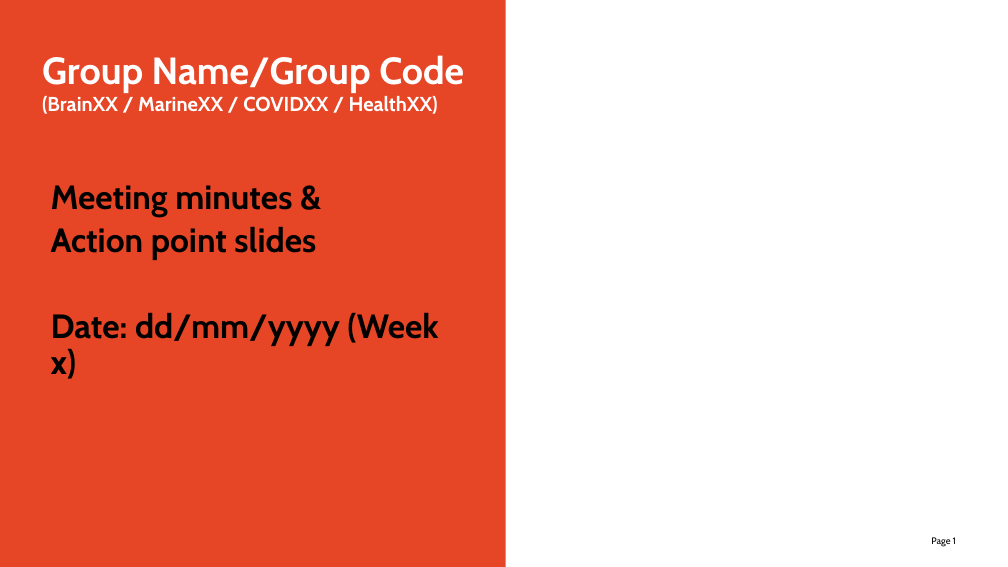
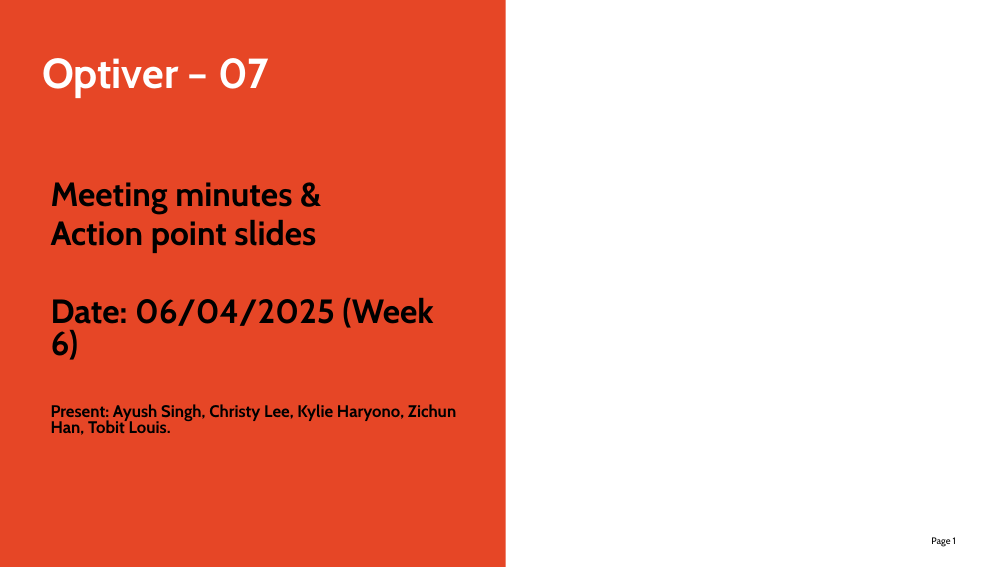
Before and after one commit to Ayush-Singh-31/Optiver-07, a slide deck: slide 1 of Documents/Week 06/Meeting Minutes/Meeting Summary.pptx. Drawn at 1008x567 pixels with LibreOffice and Linux fonts; fonts in the diff are those of the drawing; background and template pictures are left out. Boxes give left, top, right and bottom in pixels: in the first picture for what was removed or moved away, otherwise in the second. Text is boxed around its words. In the diff, an @@ line names an element or a change of style, - is before the commit and + after.

Commit message:
Week 06 Work Update

```diff
--- a/Documents/Week 06/Meeting Minutes/Meeting Summary.pptx
+++ b/Documents/Week 06/Meeting Minutes/Meeting Summary.pptx
@@ title at box(42, 58, 269, 98): text changed; size 14.4 to 30 pt @@
-Group Name/Group Code (BrainXX / MarineXX / COVIDXX / HealthXX)
+Optiver – 07
@@ text at box(51, 182, 316, 253): line spacing 0.9 to 0.8 @@
@@ text at box(51, 297, 456, 435): text changed; size 24 to 12 pt @@
-Date: dd/mm/yyyy (Week x)
+Date: 06/04/2025 (Week 6)
+Present: Ayush Singh, Christy Lee, Kylie Haryono, Zichun Han, Tobit Louis.
```
Also in this commit, not shown: 1 other slide changed, 4 slides added, 19 slides removed, 6 other files.
